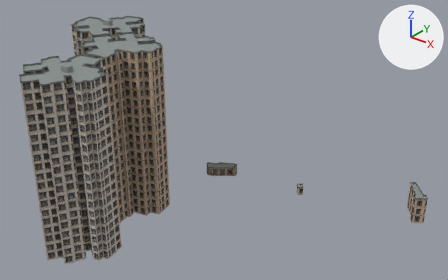
The glTF model Assets/Models/BuildingChunks/yau-ma-tei-buildings-District_0_-14.glb, before and after one commit.
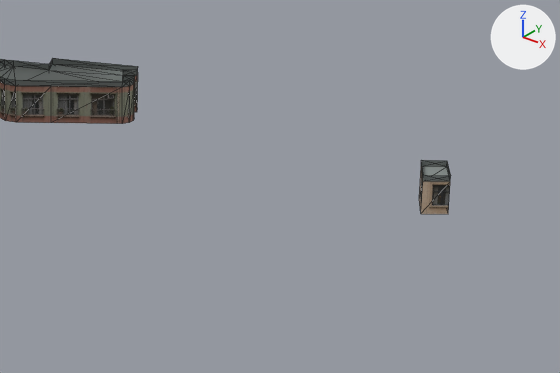
Old and new are each drawn whole from a camera (50 mm lens) standing at (178.6, 1567.1, 121.5) and looking at (60.9, 1714.1, 30.3) and again close up on the part from 46% to 73% of the width and 54% to 82% of the height. Lighting does not change. The marker at upper right points along +X, +Y and +Z. The older version's two pictures come first. The close-ups show mesh edges as thin lines. Objects named as collision shapes, trigger or cutter boxes, shadow casters or lower levels of detail are left out. Vertices at exactly the same position are counted once.

The first close-up shows 'District_0_-14'.
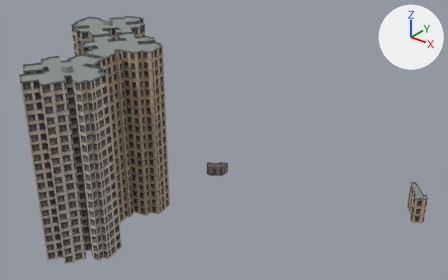
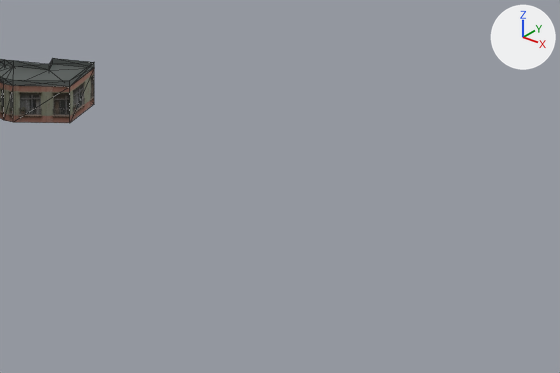
What differs and where, as boxes (x1, y1, x2, y2) in the close-ups (560 x 373 px):
```json
{"object": "District_0_-14", "change": "reshaped", "before": [0, 58, 451, 214], "after": [0, 58, 94, 123]}
{"part": 1, "of": "me_district_0__14", "change": "deleted", "before": [419, 160, 451, 214]}
{"part": 2, "of": "me_district_0__14", "change": "cut back", "before": [0, 60, 138, 124], "after": [0, 60, 94, 123]}
```

Scene script edits in JSON lines:
```json
{"block": "me_district_0__14", "where": "# used by ob_district_0__14; location = (0.0, 1792.0, 0.0)"}
{"op": "remove", "block": "me_district_0__14", "code": "me_district_0__14.from_pydata(...)  # 1846 vertices, 3889 faces; spans x -6.6..118.4, y -133.4..-29.5, z 0.0..62.0"}
{"op": "add", "block": "me_district_0__14", "code": "me_district_0__14.from_pydata(...)  # 1812 vertices, 3817 faces; spans x -6.6..118.4, y -133.4..-29.5, z 0.0..62.0"}
{"block": "me_district_0__14", "change": "me_district_0__14 part 1: the loose piece of 12 vertices spanning x 71.8..75.0, y -49.0..-45.8, z 0.0..3.5 is deleted"}
{"block": "me_district_0__14", "change": "me_district_0__14 part 2"}
{"block": "me_district_0__14", "change": "25 vertices are removed from x 38.4..46.0, y -57.7..-49.3, z 0.0..4.1"}
{"block": "me_district_0__14", "change": "72 faces are deleted"}
{"block": "me_district_0__14", "change": "3 vertices in x 37.5, y -58.0, z 0.0..4.1 move by (-0.1, -0.1, 0.0)"}
{"block": "me_district_0__14", "change": "6 vertices move from x 38.4..45.3, y -57.7..-49.3, z 0.0..4.1 to x 38.2..42.0, y -57.8..-51.0, z 0.0..4.1"}
{"block": "me_district_0__14", "change": "3 vertices are added at (41.6, -51.0, 3.5), (42.0, -55.0, 3.5), (38.2, -57.8, 3.5)"}
{"block": "me_district_0__14", "change": "7 new faces join them, mat_csdi_facade_2 (picture img_building_facades)"}
{"block": "me_district_0__14", "change": "19 new faces join them, mat_csdi_roof_concrete_001 (grey #89908e)"}
```
